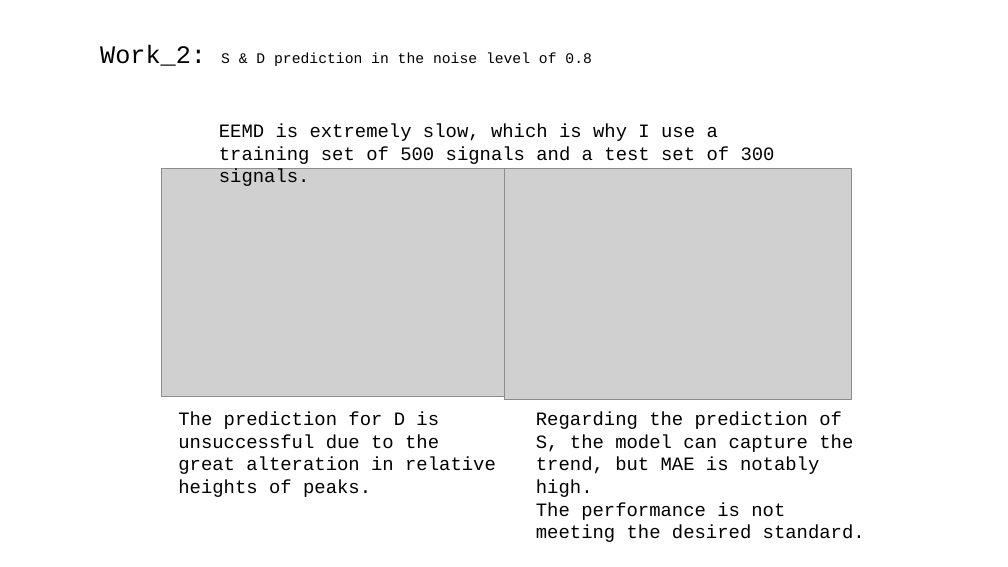
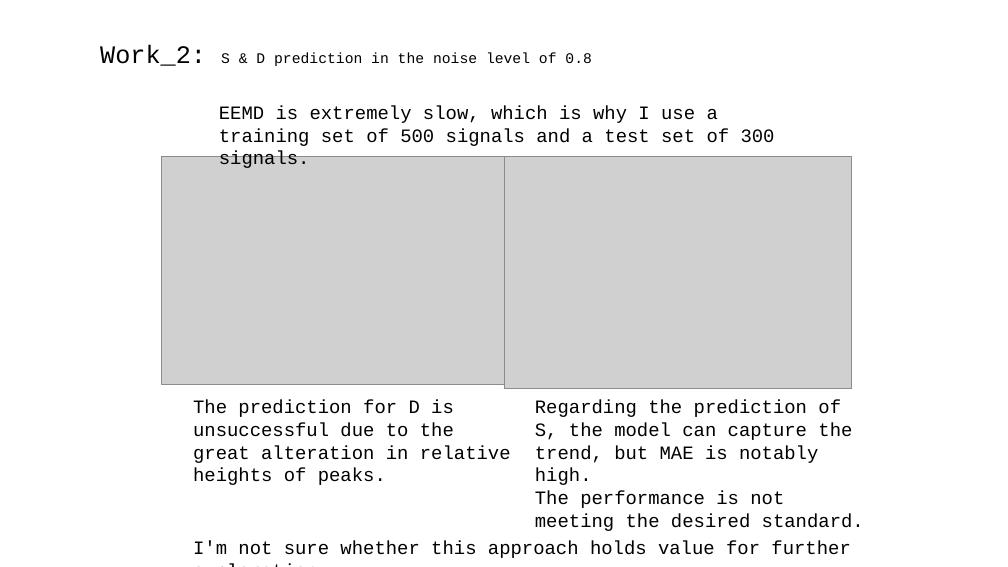
Before and after one commit to A-Big-Tortoise/Presentation, a slide deck: slide 12 of Presentation_821_JiayuChen.pptx. Drawn at 1008x567 pixels with LibreOffice and Linux fonts; fonts in the diff are those of the drawing; grey boxes stand for pictures. Boxes give left, top, right and bottom in pixels: in the first picture for what was removed or moved away, otherwise in the second. Text is boxed around its words. In the diff, an @@ line names an element or a change of style, - is before the commit and + after.

```diff
--- a/Presentation_821_JiayuChen.pptx
+++ b/Presentation_821_JiayuChen.pptx
@@ text "EEMD is extremely slow, which ..." moved from (x1=219, y1=124, x2=775, y2=164) to (x1=219, y1=106, x2=775, y2=146) @@
@@ text "The prediction for D is ..." moved from (x1=178, y1=412, x2=496, y2=497) to (x1=193, y1=400, x2=511, y2=485) @@
@@ 2 pictures, 1 text moved together from (x1=162, y1=169, x2=865, y2=539) to (x1=162, y1=157, x2=864, y2=531) @@
@@ text added at (x1=193, y1=541, x2=850, y2=558), 18 pt, text #000000 @@
+I'm not sure whether this approach holds value for further exploration.
```
Also in this commit, not shown: 3 other slides changed.
